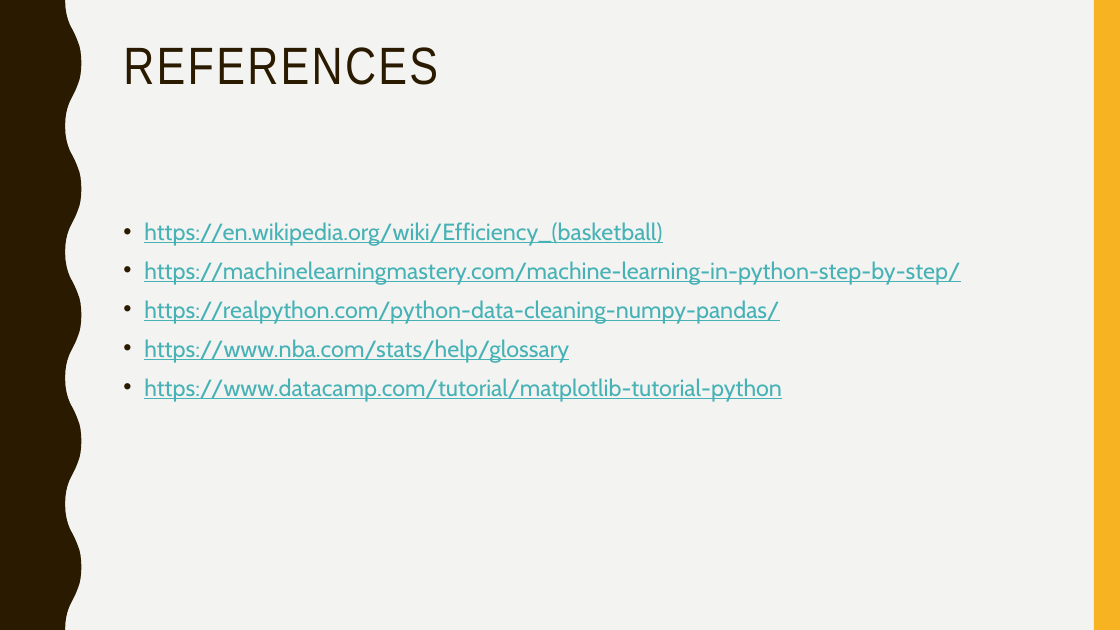
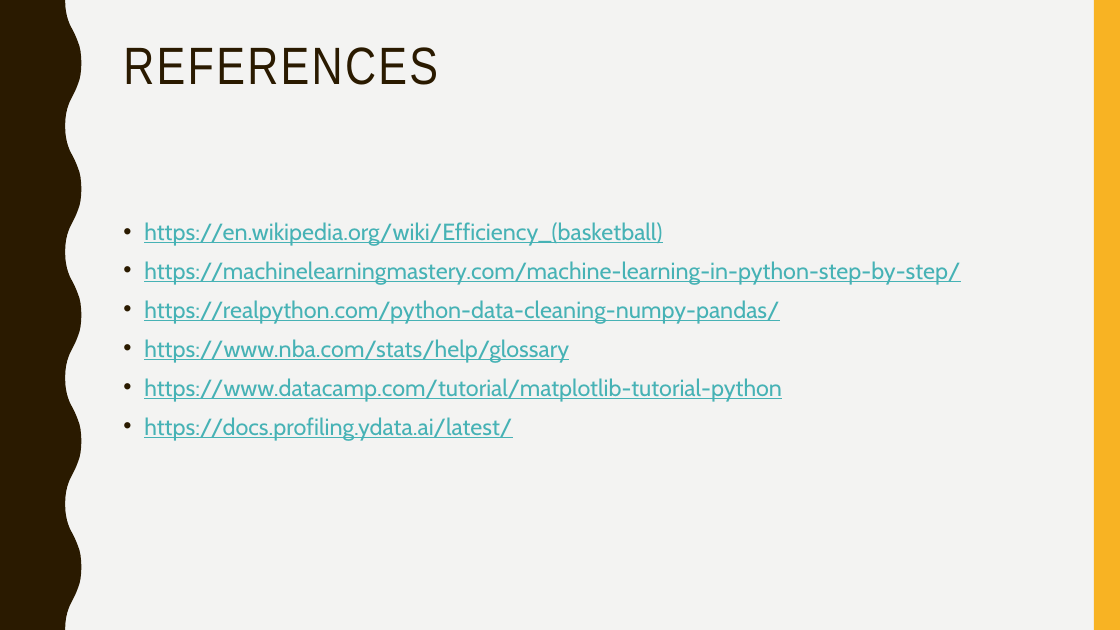
Before and after one commit to afs202005277/AC, a slide deck: slide 37 of ppt projeto.pptx (slide 34 before the commit). Drawn at 1120x630 pixels with LibreOffice and Linux fonts; fonts in the diff are those of the drawing. Boxes give left, top, right and bottom in pixels: in the first picture for what was removed or moved away, otherwise in the second. Text is boxed around its words. In the diff, an @@ line names an element or a change of style, - is before the commit and + after.

Commit message:
ppt

```diff
--- a/ppt projeto.pptx
+++ b/ppt projeto.pptx
@@ text at <box>144,417,512,441</box>: paragraph added @@
+• https://docs.profiling.ydata.ai/latest/
```
Also in this commit, not shown: 2 other slides changed, 3 slides added.
